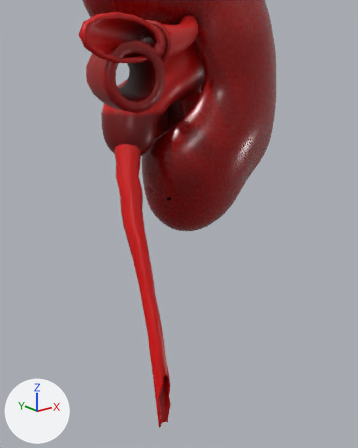
The glTF model public/3d/modeli/organi-3d/ledvica.glb, before and after one commit.
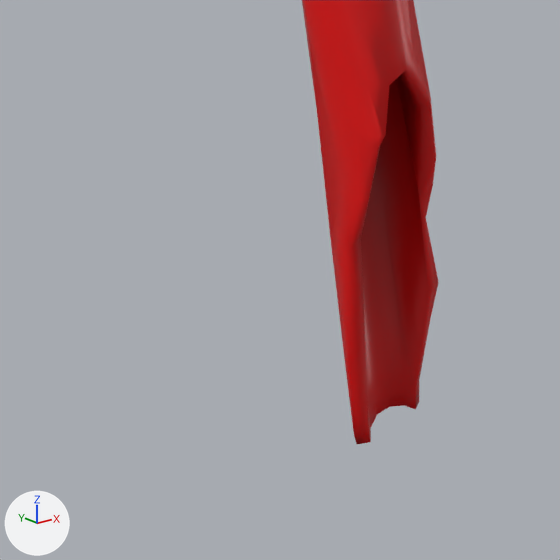
There are two pictures of each version: one from a camera (50 mm lens) standing at (-0.0793, -0.1027, 0.0103) and looking at (-0.0059, -0.011, -0.0264), one close up on the part from 30% to 52% of the width and 81% to 99% of the height. Lighting does not change. The marker at lower left points along +X, +Y and +Z. The last two pictures show the newer version. Where no turn or scale is listed for an object, it has been applied to the vertices. Vertices at exactly the same position are counted once.

Before the edit, the objects in view are built like this:
```python
me_ureter_l_003 = bpy.data.meshes.new('Ureter.l.003')
me_ureter_l_003.from_pydata(...)  # 582 vertices, 1164 faces; spans x -0.0089..0.0089, y -0.0169..0.0169, z -0.0351..0.0351
me_ureter_l_003.materials.append(mat_o_arterija)
ob_ureter_l = bpy.data.objects.new('Ureter.l', me_ureter_l_003)
ob_ureter_l.location = (-0.01379, -0.00801, -0.03479)
```
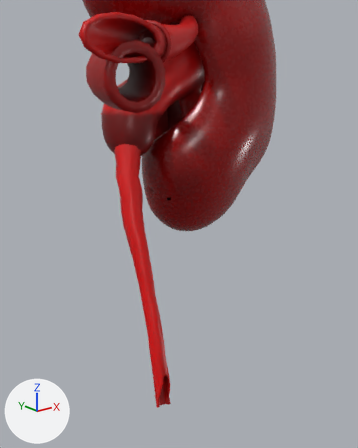
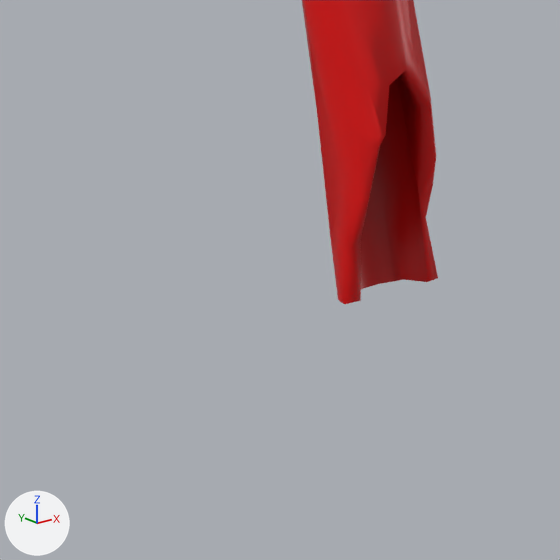
Where the newer file only moved an object's origin or applied its transform, the numbers keep the older frame.

Boxes (x1, y1, x2, y2) around the edits, measured in the close-ups (560 x 560 px; the box of a moved part takes in the faces that stretch with it):
'Ureter.l', reshaped: before (302, 0, 439, 444); after (302, 0, 438, 304)
part 1 of me_ureter_l_003, moved or reshaped: before (331, 151, 439, 444); after (331, 151, 438, 304)

Diff of the bpy script that builds the scene:
```diff
--- a/public/3d/modeli/organi-3d/ledvica.glb.py
+++ b/public/3d/modeli/organi-3d/ledvica.glb.py
@@ me_ureter_l_003 @@
 # used by ob_ureter_l; location = (-0.01379, -0.00801, -0.03479)
-me_ureter_l_003.from_pydata(...)  # 582 vertices, 1164 faces; spans x -0.0089..0.0089, y -0.0169..0.0169, z -0.0351..0.0351
+me_ureter_l_003.from_pydata(...)  # 582 vertices, 1164 faces; spans x -0.0089..0.0089, y -0.0169..0.0169, z -0.031..0.0351
+# me_ureter_l_003 part 1: all 33 vertices in x -0.0088..-0.0052, y -0.0164..-0.0148, z -0.0351..-0.0303 are multiplied about their middle by the matrix ((0.98, -0.051, -0.129), (-0.051, 0.872, -0.325), (-0.129, -0.325, 0.179)), then moved by (0.0003, 0.0008, 0.0021)
 me_ureter_l_003.materials.append(mat_o_arterija)
```
